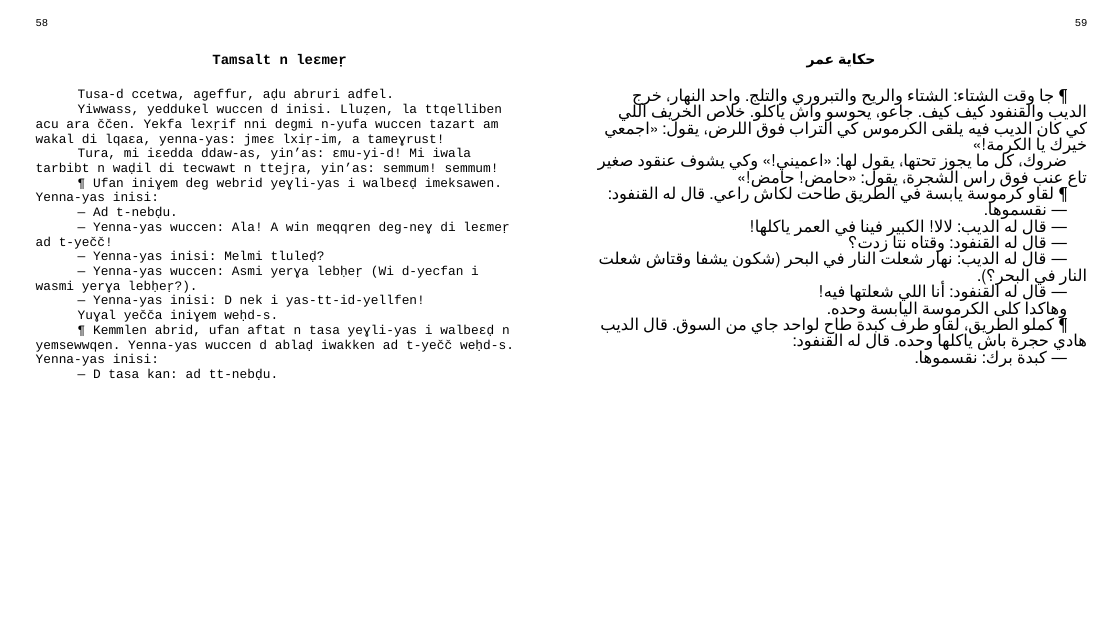
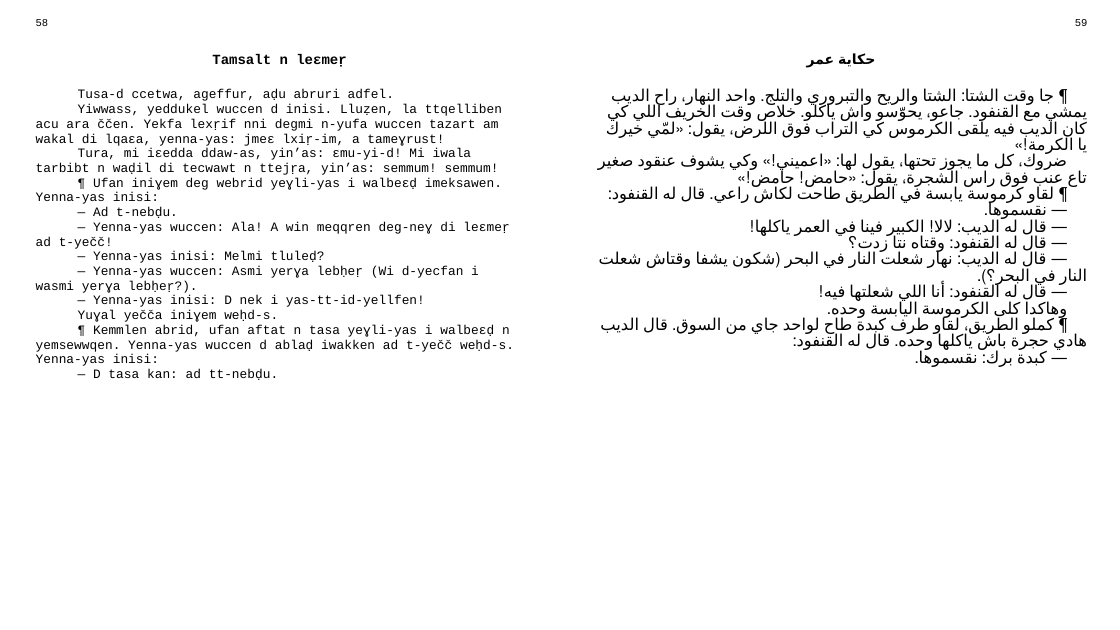
Before and after one commit to sferhah/tamacahut_n_wuccen, a slide deck: slide 26 of Uccen.ConsoleApp/Resources/pptx/uccen.arq.pptx. Drawn at 1120x630 pixels with LibreOffice and Linux fonts; fonts in the diff are those of the drawing. Boxes give left, top, right and bottom in pixels: in the first picture for what was removed or moved away, otherwise in the second. Text is boxed around its words. In the diff, an @@ line names an element or a change of style, - is before the commit and + after.

```diff
--- a/Uccen.ConsoleApp/Resources/pptx/uccen.arq.pptx
+++ b/Uccen.ConsoleApp/Resources/pptx/uccen.arq.pptx
@@ table at box(27, 13, 1096, 607) @@
-row 3, column 3: ¶ جا وقت الشتاء: الشتاء والريح والتبروري والتلج. واحد النهار، خرج الديب والقنفود كيف كيف. جاعو، يحوسو واش ياكلو. خلاص الخريف اللي كي كان الديب فيه يلقى الكرموس كي التراب فوق اللرض، يقول: «اجمعي خيرك يا الكرمة!» / ضروك، كل ما يجوز تحتها، يقول لها: «اعميني!» وكي يشوف عنقود صغير تاع عنب فوق راس الشجرة، يقول: «حامض! حامض!» / ¶ لقاو كرموسة يابسة في الطريق طاحت لكاش راعي. قال له القنفود: / — نقسموها. / — قال له الديب: لالا! الكبير فينا في العمر ياكلها! / — قال له القنفود: وقتاه نتا زدت؟ / — قال له الديب: نهار شعلت النار في البحر (شكون يشفا وقتاش شعلت النار في البحر؟). / — قال له القنفود: أنا اللي شعلتها فيه! / وهاكدا كلى الكرموسة اليابسة وحده. / ¶ كملو الطريق، لقاو طرف كبدة طاح لواحد جاي من السوق. قال الديب هادي حجرة باش ياكلها وحده. قال له القنفود: / — كبدة برك: نقسموها.
+row 3, column 3: ¶ جا وقت الشتا: الشتا والريح والتبروري والتلج. واحد النهار، راح الديب يمشي مع القنفود. جاعو، يحوّسو واش ياكلو. خلاص وقت الخريف اللي كي كان الديب فيه يلقى الكرموس كي التراب فوق اللرض، يقول: «لمّي خيرك يا الكرمة!» / ضروك، كل ما يجوز تحتها، يقول لها: «اعميني!» وكي يشوف عنقود صغير تاع عنب فوق راس الشجرة، يقول: «حامض! حامض!» / ¶ لقاو كرموسة يابسة في الطريق طاحت لكاش راعي. قال له القنفود: / — نقسموها. / — قال له الديب: لالا! الكبير فينا في العمر ياكلها! / — قال له القنفود: وقتاه نتا زدت؟ / — قال له الديب: نهار شعلت النار في البحر (شكون يشفا وقتاش شعلت النار في البحر؟). / — قال له القنفود: أنا اللي شعلتها فيه! / وهاكدا كلى الكرموسة اليابسة وحده. / ¶ كملو الطريق، لقاو طرف كبدة طاح لواحد جاي من السوق. قال الديب هادي حجرة باش ياكلها وحده. قال له القنفود: / — كبدة برك: نقسموها.
```
Also in this commit, not shown: 11 other slides changed, 3 other files.
